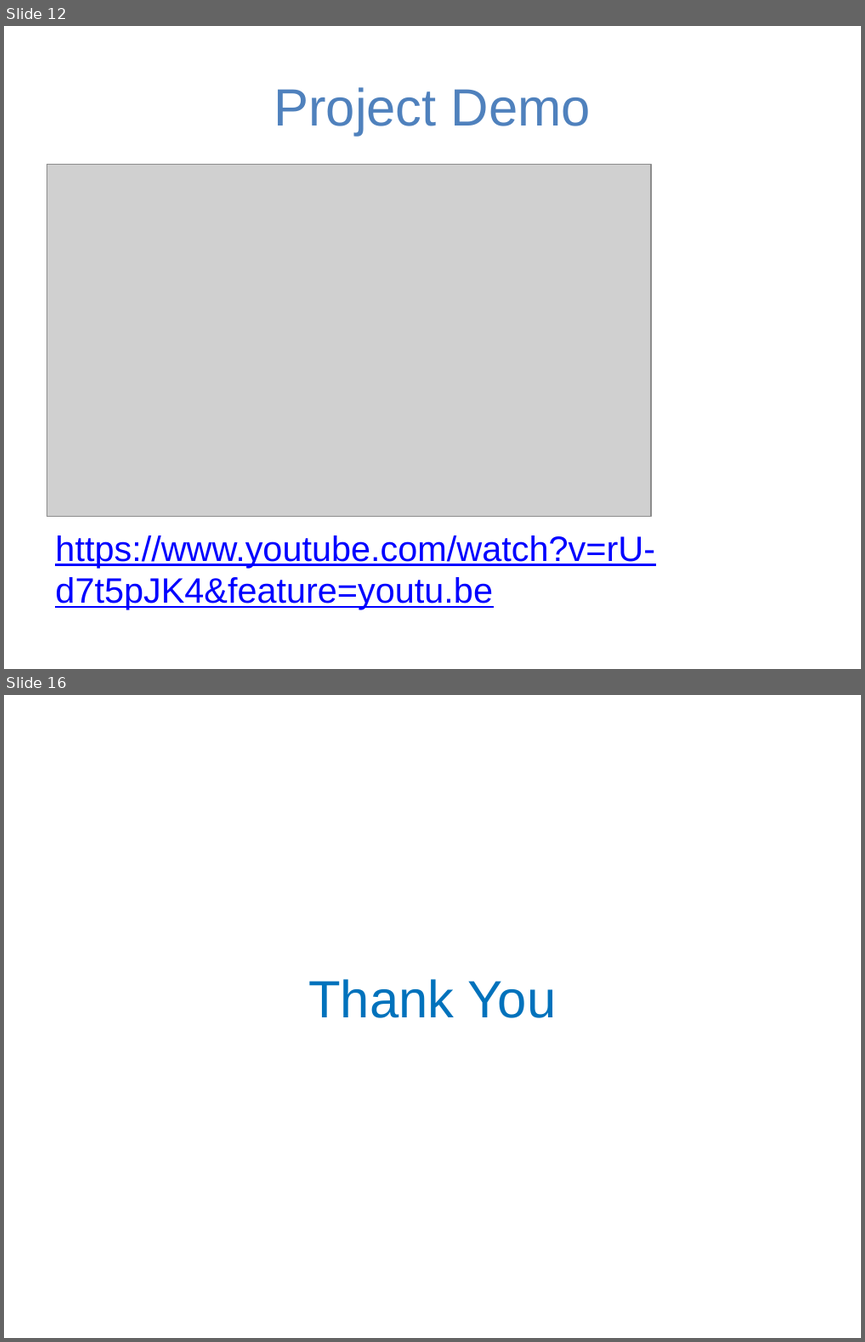
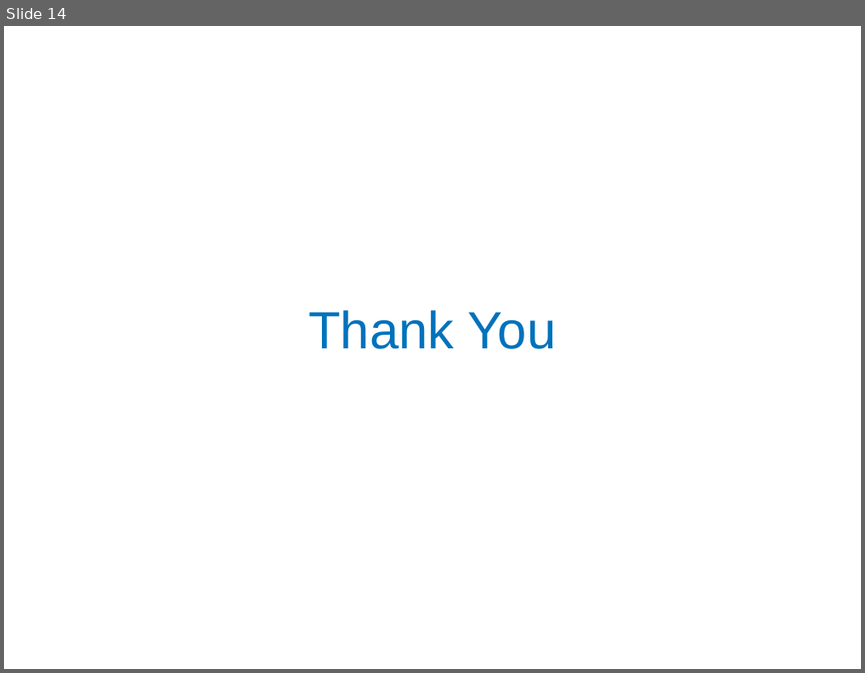
Before and after one commit to rahuldhar123/2019-Fall-CC-Team-5-Building-a-private-cloud, a slide deck: Presentations/Cloud_Computing Project Mid-Progress.pptx. Shown one above the other, each under a label of ours: slides 12 and 16 before the commit, slide 14 after it; the slides between them are not shown. The pictures are 865x1342 and 865x673 pixels, drawn with LibreOffice and Linux fonts; fonts in the diff are those of the drawing; grey boxes stand for pictures; background and template pictures are left out. Boxes give left, top, right and bottom in pixels: in the first picture for what was removed or moved away, otherwise in the second. Text is boxed around its words. In the diff, an @@ line names an element or a change of style, - is before the commit and + after.

```diff
--- a/Presentations/Cloud_Computing Project Mid-Progress.pptx
+++ b/Presentations/Cloud_Computing Project Mid-Progress.pptx
@@ slide 12 removed at (4,26,861,669), background picture (left out) @@
@@ title removed at (273,87,590,136) @@
-Project Demo
@@ picture removed at (46,164,651,516) @@
@@ text removed at (55,535,655,609) @@
-https://www.youtube.com/watch?v=rU-d7t5pJK4&feature=youtu.be
@@ what was slide 16 is now slide 14 @@
```
Also in this commit, not shown: 2 slides changed, 4 slides added, 5 other slides removed.
